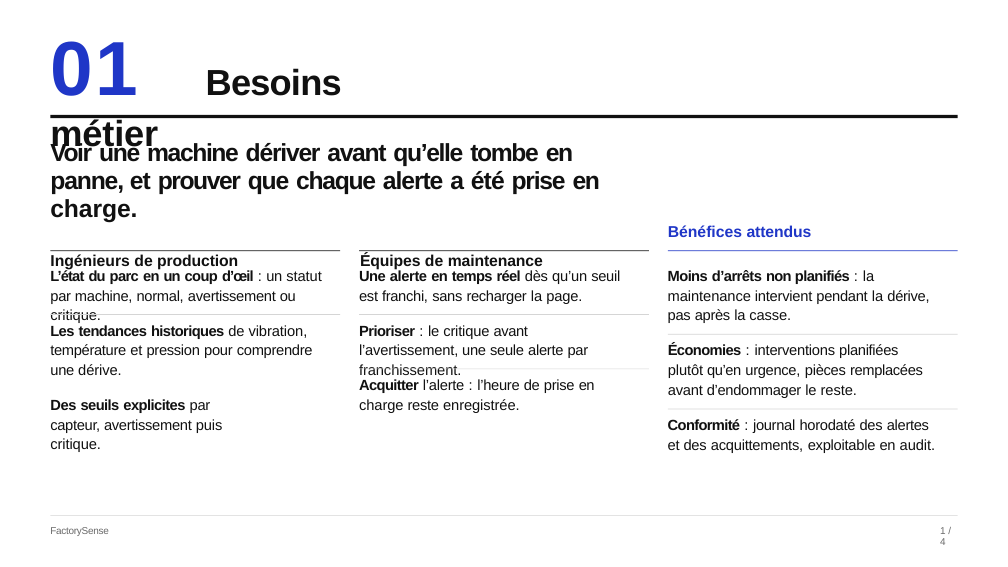
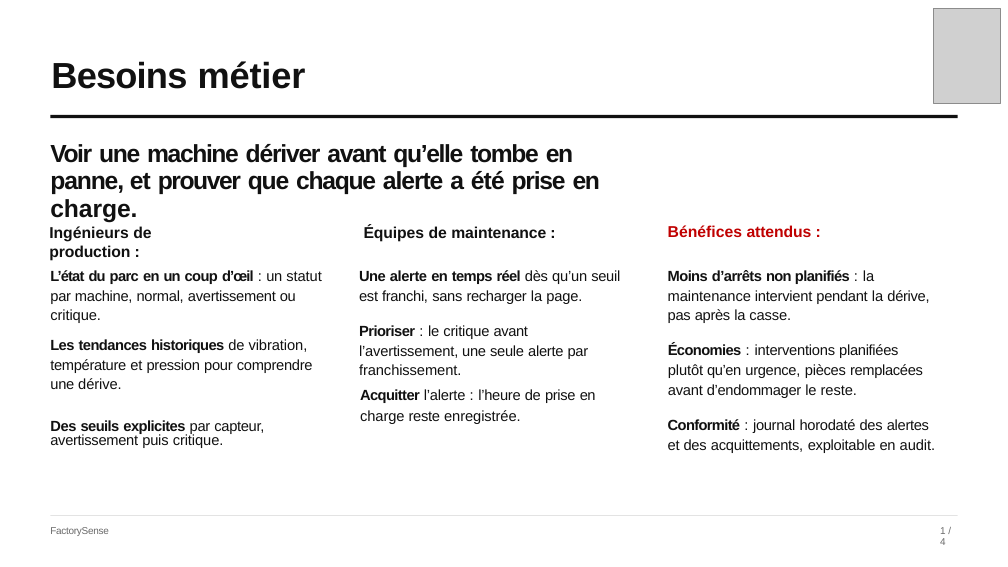
Before and after one commit to tVelard/FactorySense, a slide deck: slide 2 of presentation/slides.pptx. Drawn at 1008x567 pixels with LibreOffice and Linux fonts; fonts in the diff are those of the drawing; grey boxes stand for pictures. Boxes give left, top, right and bottom in pixels: in the first picture for what was removed or moved away, otherwise in the second. Text is boxed around its words. In the diff, an @@ line names an element or a change of style, - is before the commit and + after.

```diff
--- a/presentation/slides.pptx
+++ b/presentation/slides.pptx
@@ picture added at [934, 8, 1001, 103] @@
@@ title at [51, 61, 306, 89]: text changed @@
-01 Besoins métier
+Besoins métier
@@ text added at [49, 226, 151, 261], 15 pt, text #111111, bold @@
+Ingénieurs de production :
@@ text added at [364, 225, 546, 242], 15 pt, text #111111, bold @@
+Équipes de maintenance :
@@ text at [668, 225, 812, 237]: text changed; text colour #1F36C7 to #C00000 @@
-Bénéfices attendus
+Bénéfices attendus :
@@ text at [50, 253, 543, 270]: paragraph removed @@
-Ingénieurs de production Équipes de maintenance
@@ freeform shape removed at [51, 250, 340, 251] @@
@@ freeform shape removed at [359, 250, 649, 251] @@
@@ freeform shape removed at [668, 250, 957, 251] @@
@@ freeform shape removed at [51, 315, 340, 315] @@
@@ freeform shape removed at [359, 315, 649, 315] @@
@@ text "Les tendances historiques de vibration, ...": place and size @@
-text "Les tendances historiques de vibration, ..." at [50, 325, 313, 433]
+text "Les tendances historiques de vibration, ..." at [50, 339, 313, 389]
@@ freeform shape removed at [668, 334, 957, 335] @@
@@ text "Acquitter l’alerte : l’heure de ...": place and size @@
-text "Acquitter l’alerte : l’heure de ..." at [359, 379, 595, 413]
+text "Acquitter l’alerte : l’heure de ..." at [360, 389, 596, 424]
@@ freeform shape removed at [359, 368, 649, 369] @@
@@ text at [50, 399, 222, 433]: paragraph removed @@
-Des seuils explicites par capteur, avertissement puis critique.
@@ freeform shape removed at [668, 409, 957, 410] @@
@@ text added at [50, 420, 264, 448], 14 pt, text #111111 @@
+Des seuils explicites par capteur, avertissement puis critique.
```
Also in this commit, not shown: 4 other slides changed, 4 other files.
